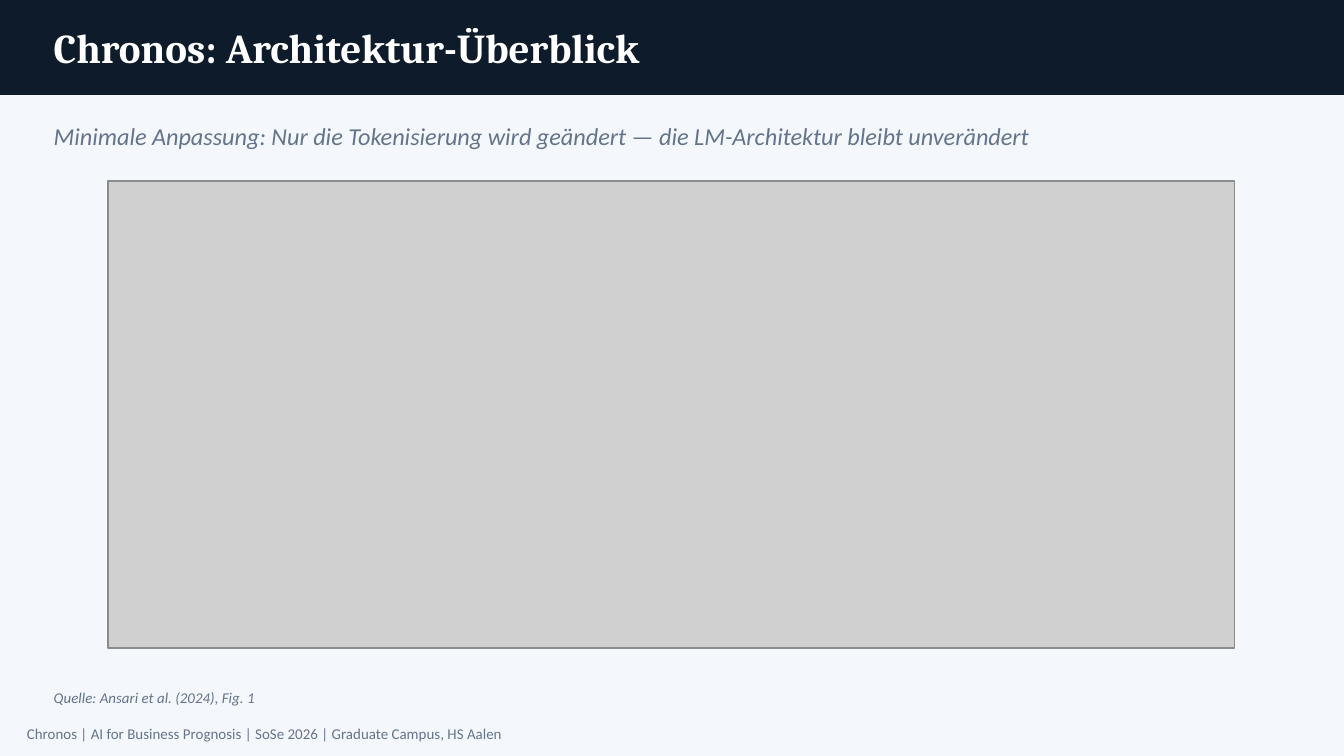
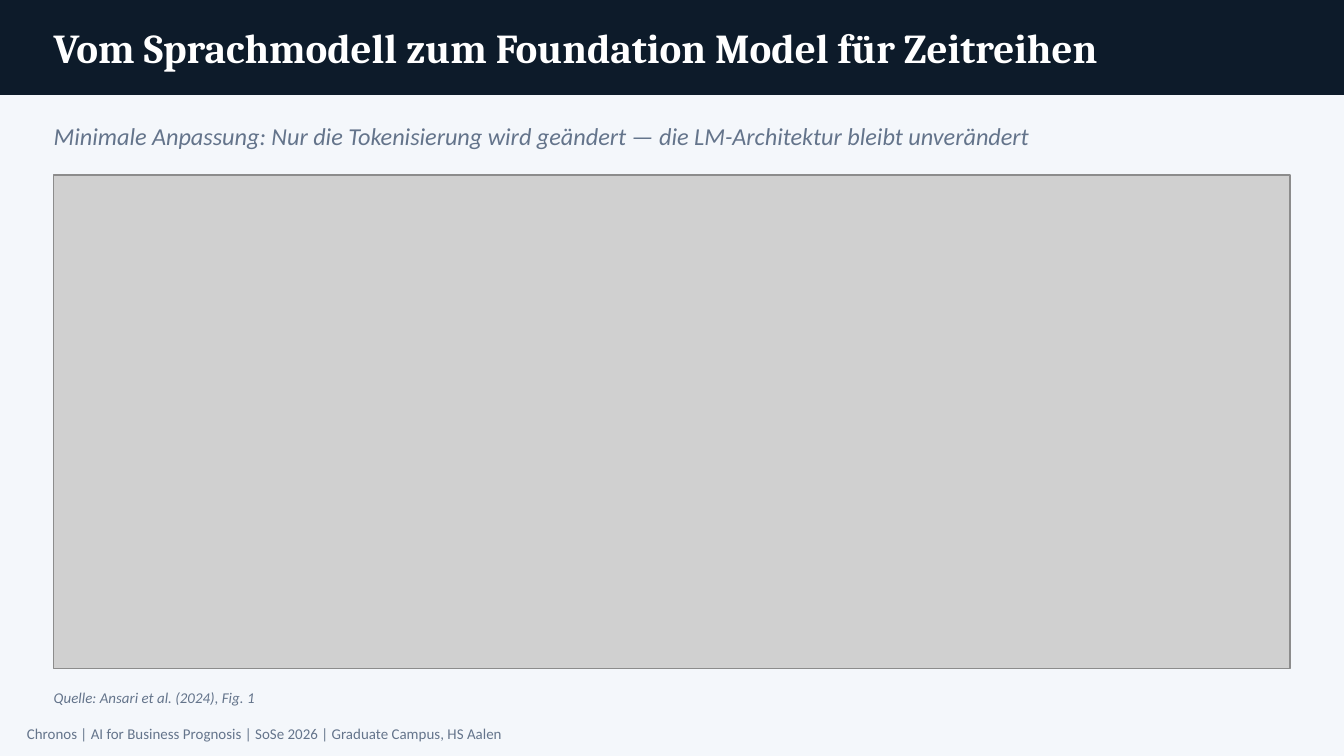
Before and after one commit to KaiSteffen/Business-Prognosis, a slide deck: slide 8 of chronos/presentation/Chronos_Praesentation.pptx. Drawn at 1344x756 pixels with LibreOffice and Linux fonts; fonts in the diff are those of the drawing; grey boxes stand for pictures. Boxes give left, top, right and bottom in pixels: in the first picture for what was removed or moved away, otherwise in the second. Text is boxed around its words. In the diff, an @@ line names an element or a change of style, - is before the commit and + after.

```diff
--- a/chronos/presentation/Chronos_Praesentation.pptx
+++ b/chronos/presentation/Chronos_Praesentation.pptx
@@ text at (54,34,1097,72): text changed @@
-Chronos: Architektur-Überblick
+Vom Sprachmodell zum Foundation Model für Zeitreihen
@@ picture: place and size @@
-picture at (108,181,1234,649)
+picture at (54,175,1290,668)
```
Also in this commit, not shown: 14 other slides changed, 12 slides added, 24 slides removed.
